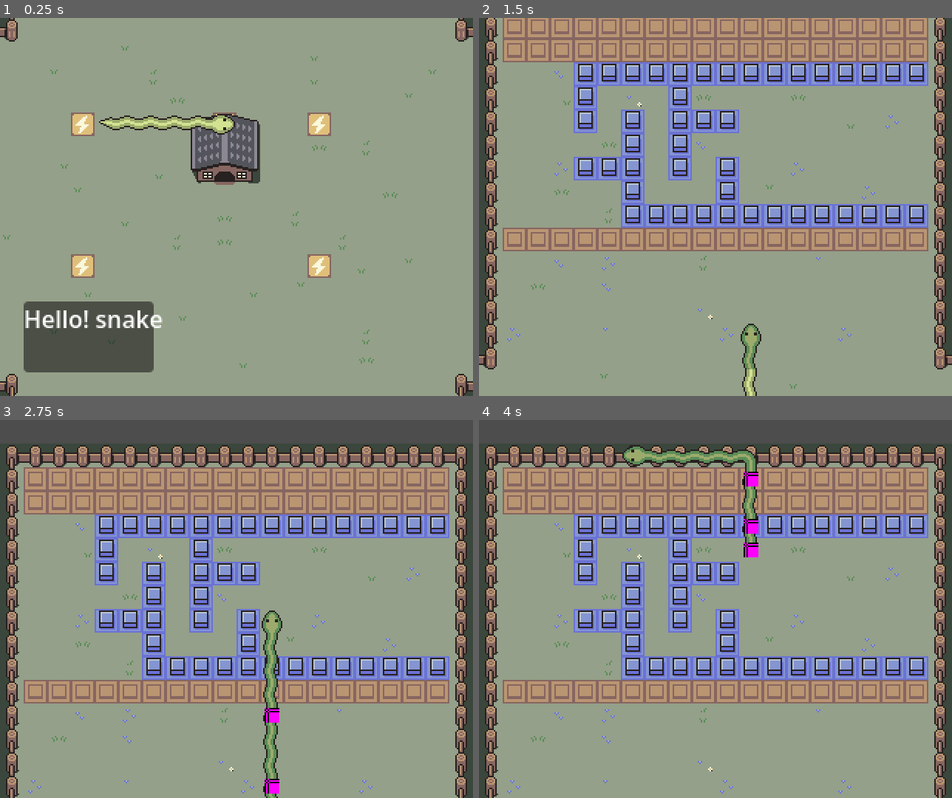
Above: before the commit, frames 1-4 (two rows, left to right).
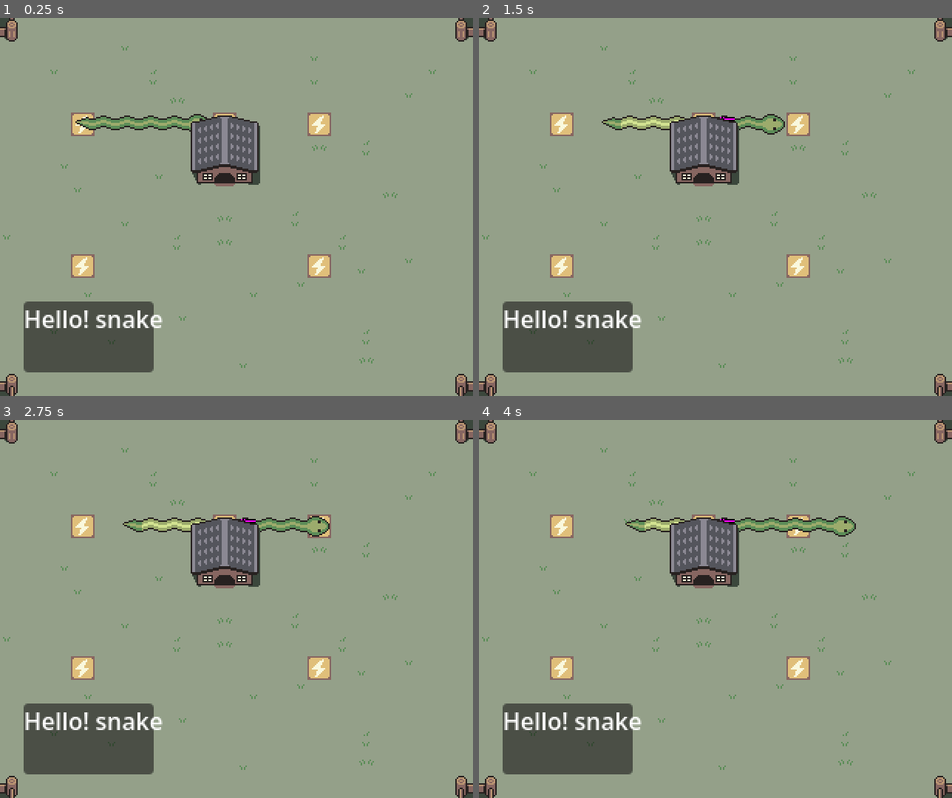
Above: after the commit, the same moments.

Repository: kalgynirae/ld59
Game: Godot game, scene res://scenes/game.tscn
The game is run twice, just before and just after one commit, with the same random seed, the same clock (stepped at 60 frames per second) and the same inputs.
Inputs:
- Up to frame 1 (0.25 s): no input
- Up to frame 2 (1.5 s): hold L (move_right) 0.53-1.28 s; tap K (die) at 0.6 s; tap E (extend) at 0.8, 1.35 s; hold J (move_down) from 1.28 s (still down)
- Up to frame 3 (2.75 s): tap K (die) at 1.55, 2.1 s; release J (move_down) at 2.03 s; hold L (move_right) from 2.03 s (still down); tap E (extend) at 2.3 s
- Up to frame 4 (4 s): release L (move_right) at 2.78 s; hold = (speed_up) 2.78-3.53 s; tap E (extend) at 2.85, 3.8 s; tap K (die) at 3.05 s; hold H (move_left) from 3.53 s (still down); tap R (retract) at 3.6 s

The runs differ from the first frame. In frame 1, 1.4% of the frame differs, in the area x 15-55%, y 25-45%; in frame 2, 45%; in frame 3, 56%, in the area x 0-100%, y 0-100%; in frame 4, 55%.

Commit message:
Move Map code into Game; fix snake movement bug

Diff:
--- a/scenes/game.gd
+++ b/scenes/game.gd
@@ -17,6 +17,7 @@
 	Running,
 	CameraMoving,
 	Shape,
+	Dead,
 }
 
 func set_mode(mode: Mode) -> bool:
@@ -25,11 +26,14 @@
 		[Mode.Init, Mode.Running]:
 			allowed = true
 			$MoveTimer.start()
-			$HurtTimer.start()
 		[Mode.Running, Mode.CameraMoving]:
 			allowed = true
 		[Mode.CameraMoving, Mode.Running]:
 			allowed = true
+		[Mode.Running, Mode.Dead]:
+			allowed = true
+			$MoveTimer.stop()
+			$Map/Snake.die()
 	if allowed:
 		current_mode = mode
 	else:
@@ -71,25 +75,25 @@
 			move_camera(Vector2(0, VIEWPORT_HEIGHT))
 
 func _process(delta: float) -> void:
-	update_camera()
 	if Input.is_action_just_pressed("move_right"):
-		if current_direction != "left":
+		if $Map/Snake.head_direction() != "left":
 			current_direction = "right"
 	if Input.is_action_just_pressed("move_left"):
-		if current_direction != "right":
+		if $Map/Snake.head_direction() != "right":
 			current_direction = "left"
 	if Input.is_action_just_pressed("move_down"):
-		if current_direction != "up":
+		if $Map/Snake.head_direction() != "up":
 			current_direction = "down"
 	if Input.is_action_just_pressed("move_up"):
-		if current_direction != "down":
+		if $Map/Snake.head_direction() != "down":
 			current_direction = "up"
 	if Input.is_action_just_pressed("extend"):
 		$Map/Snake.extend($Map/Snake.head_direction())
+		update_camera()
 	if Input.is_action_just_pressed("retract"):
 		$Map/Snake.retract()
 	if Input.is_action_just_pressed("die"):
-		$Map/Snake.die()
+		set_mode(Mode.Dead)
 	if Input.is_action_just_pressed("speed_up"):
 		change_move_speed(1)
 	if Input.is_action_just_pressed("speed_down"):
@@ -110,7 +114,8 @@
 	if current_mode == Mode.CameraMoving:
 		set_mode(Mode.Running)
 	elif current_direction != "" and current_move_speed > 0:
-		$Map.move_snake(current_direction)
+		move_snake(current_direction)
+		update_camera()
 
 func on_hurt_timer_timeout() -> void:
 	if current_map == Maps.Desert:
@@ -123,8 +128,71 @@
 		0:
 			pass # handled in on_move_timer_timeout
 		1:
-			$MoveTimer.wait_time = 0.35
+			$MoveTimer.wait_time = 0.36
 		2:
-			$MoveTimer.wait_time = 0.2
+			$MoveTimer.wait_time = 0.25
 		3:
-			$MoveTimer.wait_time = 0.13
+			$MoveTimer.wait_time = 0.15
+
+# These values are defined as a custom data layer on the individual tiles of the tilemap
+#
+# e.g. The sprite for the power source has a manually set value of "2"
+enum Objects {
+	PLANT = 1,
+	POWER_SOURCE = 2,
+	FENCE = 3,
+}
+
+func get_decoration_from_tilemap(pos: Vector2i):
+	var data = $Map/Ground/Decorations.get_cell_tile_data(pos)
+
+	if data == null:
+		return null
+
+	return data.get_custom_data("interact")
+
+func is_touching(obj: Objects) -> bool:
+	var head_pos = $Map/Snake.gridlocs[0]
+
+	var data = get_decoration_from_tilemap(head_pos)
+
+	if data != null:
+		return data == obj
+
+	return false
+
+func num_touching(obj: Objects) -> int:
+	var count: int = 0
+
+	for pos in $Map/Snake.gridlocs:
+		var data = get_decoration_from_tilemap(pos)
+		if data != null && data == obj:
+			count += 1
+
+	return count
+
+func handle_touching_food():
+	var snake_head: Vector2i = $Map/Snake.gridlocs[0]
+
+	for food_node in $Map/food_nodes.get_children():
+		# Convert from snake space into world space
+		if Vector2i(food_node.position) / 16 == snake_head:
+			food_node.eat()
+
+func move_snake(direction: String) -> void:
+	$Map/Snake.move(direction)
+	if $Map/Snake.detect_shape():
+		match $Map/Snake.active_shape:
+			Snake.Shape.Wave:
+				flip_switches()
+			Snake.Shape.Square:
+				$desert_boxes.break_all()
+
+	var touching_sources = num_touching(Objects.POWER_SOURCE)
+	$Map/Snake.set_power_level(touching_sources)
+
+	handle_touching_food()
+
+func flip_switches():
+	for switch in find_children("switch*"):
+		switch.toggle()
--- a/scenes/game.tscn
+++ b/scenes/game.tscn
@@ -46,6 +46,7 @@
 
 [node name="HurtTimer" type="Timer" parent="." unique_id=1507968008]
 wait_time = 4.0
+autostart = true
 
 [node name="GPUParticles2D" type="GPUParticles2D" parent="." unique_id=1693132144]
 position = Vector2(-192, 0)
--- a/scenes/map.gd
+++ /dev/null
@@ -1,64 +0,0 @@
-extends Node2D
-
-# These values are defined as a custom data layer on the individual tiles of the tilemap
-#
-# e.g. The sprite for the power source has a manually set value of "2"
-enum Objects {
-	PLANT = 1,
-	POWER_SOURCE = 2
-}
-
-func get_decoration_from_tilemap(pos: Vector2i):
-	var data = $Ground/Decorations.get_cell_tile_data(pos)
-
-	if data == null:
-		return null
-
-	return data.get_custom_data("interact")
-
-func is_touching(obj: Objects) -> bool:
-	var head_pos = $Snake.gridlocs[0]
-
-	var data = get_decoration_from_tilemap(head_pos)
-
-	if data != null:
-		return data == obj
-
-	return false
-
-func num_touching(obj: Objects) -> int:
-	var count: int = 0
-
-	for pos in $Snake.gridlocs:
-		var data = get_decoration_from_tilemap(pos)
-		if data != null && data == obj:
-			count += 1
-
-	return count
-
-func handle_touching_food():
-	var snake_head: Vector2i = $Snake.gridlocs[0]
-
-	for food_node in $food_nodes.get_children():
-		# Convert from snake space into world space
-		if Vector2i(food_node.position) / 16 == snake_head:
-			food_node.eat()
-
-func move_snake(direction: String) -> void:
-	$Snake.move(direction)
-	# TODO: detect if the snake ran into something
-	if $Snake.detect_shape():
-		match $Snake.active_shape:
-			Snake.Shape.Wave:
-				flip_switches()
-			Snake.Shape.Square:
-				$desert_boxes.break_all()
-
-	var touching_sources = num_touching(Objects.POWER_SOURCE)
-	$Snake.set_power_level(touching_sources)
-
-	handle_touching_food()
-
-func flip_switches():
-	for switch in find_children("switch*"):
-		switch.toggle()
--- a/scenes/map.tscn
+++ b/scenes/map.tscn
@@ -1,6 +1,5 @@
 [gd_scene format=4 uid="uid://duxa8pgyfq7m"]
 
-[ext_resource type="Script" uid="uid://dfhyn057pafew" path="res://scenes/map.gd" id="1_gldc4"]
 [ext_resource type="Texture2D" uid="uid://dcicmow7uppce" path="res://images/fence_corner_for_box_screen.png" id="2_c70he"]
 [ext_resource type="PackedScene" uid="uid://b5wxtotml1f30" path="res://scenes/snake.tscn" id="2_paxxb"]
 [ext_resource type="Texture2D" uid="uid://boki0q8ya5ovi" path="res://images/switch.png" id="3_2lpho"]
@@ -362,7 +361,6 @@
 
 [node name="map" type="Node2D" unique_id=1460035702]
 texture_filter = 1
-script = ExtResource("1_gldc4")
 metadata/_edit_vertical_guides_ = [656.0, -320.0, -640.0]
 metadata/_edit_horizontal_guides_ = [-240.0, 512.0]
 
@@ -1152,9 +1150,6 @@
 position = Vector2(288, -80)
 color2 = true
 
-[node name="Snake" parent="." unique_id=272715040 instance=ExtResource("2_paxxb")]
-z_index = 1
-
 [node name="flowerpatch_boxes" type="Node" parent="." unique_id=220968898]
 
 [node name="Box" parent="flowerpatch_boxes" unique_id=811830094 instance=ExtResource("13_p7tei")]
@@ -1242,8 +1237,11 @@
 
 [node name="Food4" parent="flowerpatch_food" unique_id=921627449 instance=ExtResource("17_c70he")]
 position = Vector2(224, 320)
+
+[node name="Snake" parent="." unique_id=272715040 instance=ExtResource("2_paxxb")]
 
 [node name="House" type="Sprite2D" parent="." unique_id=849834734]
 position = Vector2(128, 64)
 texture = ExtResource("19_6k6j1")
 centered = false
+offset = Vector2(0, 1)
Not shown, removed: scenes/map.gd.uid
